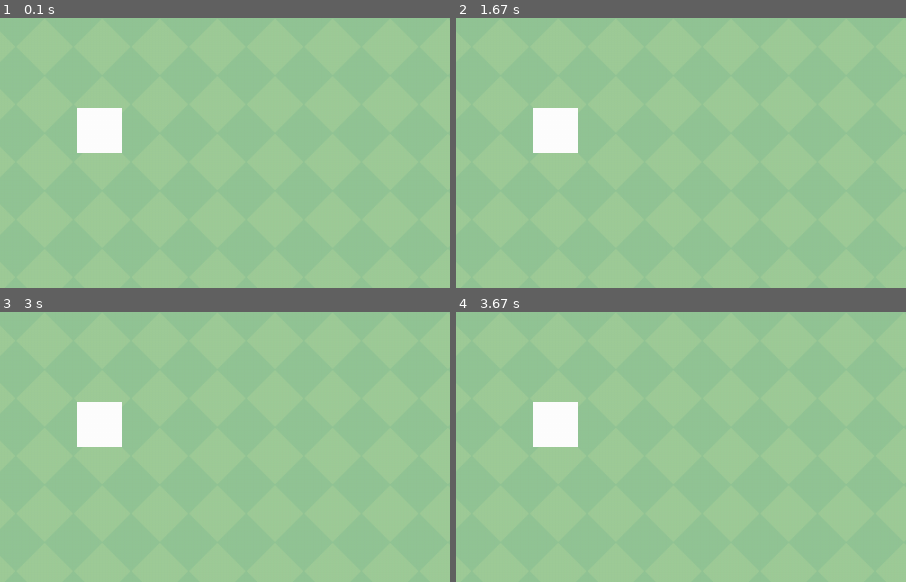
Above: before the commit, frames 1-4 (two rows, left to right).
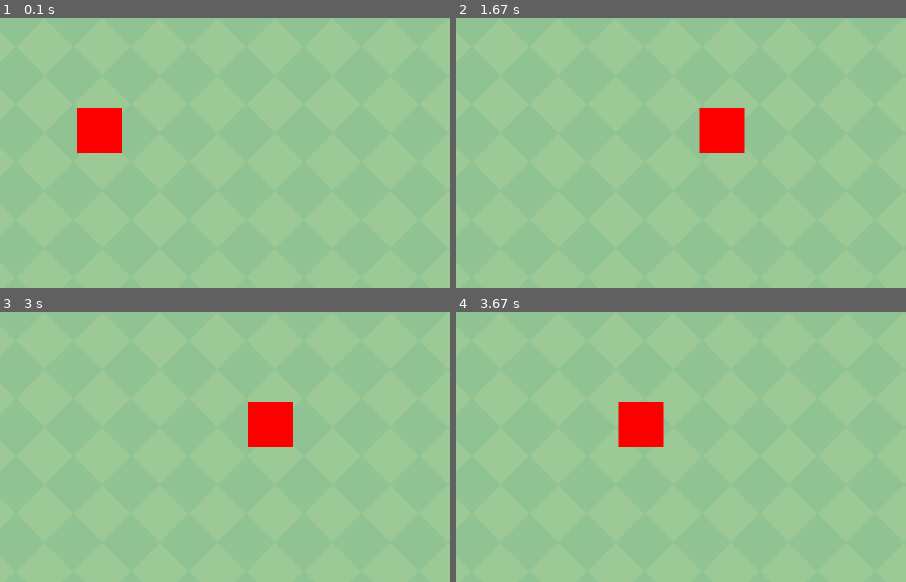
Above: after the commit, the same moments.

Repository: kamijoseph/Platformer-Pygame-Game
Game: pygame game, started from main.py
Two runs of this game, one before a commit and one after it. Both use one fixed random seed, a clock stepped at 60 frames per second and the inputs below.
Inputs:
- Up to frame 1 (0.1 s): no input
- Up to frame 2 (1.67 s): hold Right 0.33-0.8 s; hold Right 0.83-1.3 s; hold Left from 1.33 s (still down)
- Up to frame 3 (3 s): release Left at 1.87 s; hold Left 1.9-2.3 s; hold Right 2.33-2.97 s
- Up to frame 4 (3.67 s): hold Left 3-3.47 s; hold Right from 3.5 s (still down)
The pictures show only the part of the screen within x 1-51%, y 0-50%; the shares and areas given below are measured in that part.

The runs differ from the first frame. In frame 1, 1.7% of the frame differs, in the area x 17-28%, y 33-50%; in frame 2, 3.4%, in the area x 17-65%, y 33-50%; in frame 3, 3.3%; in frame 4, 3.4%.

Commit message:
moving the player across the screen and window

Diff:
--- a/main.py
+++ b/main.py
@@ -24,7 +24,7 @@
 
 # player
 class Player(pygame.sprite.Sprite):
-    COLOR = (255, 255, 255)
+    COLOR = (255, 0, 0)
 
     def __init__(self, x, y, width, height):
         self.rect = pygame.Rect(x, y, width, height)
@@ -82,6 +82,16 @@
 
     pygame.display.update()
 
+# handle movements function
+def handle_movement(player):
+    player.x_vel = 0
+    keys = pygame.key.get_pressed()
+
+    if keys[pygame.K_LEFT]:
+        player.move_left(PLAYER_VEL)
+    if keys[pygame.K_RIGHT]:
+        player.move_right(PLAYER_VEL)
+
 
 def main(window):
     # clock
@@ -102,7 +112,11 @@
                 running = False
                 break
 
-        # background
+        # players movement
+        player.loop(FPS)
+        handle_movement(player)
+
+        # draw stuff
         draw(window, background, bg_image, player)
 
     pygame.quit()
